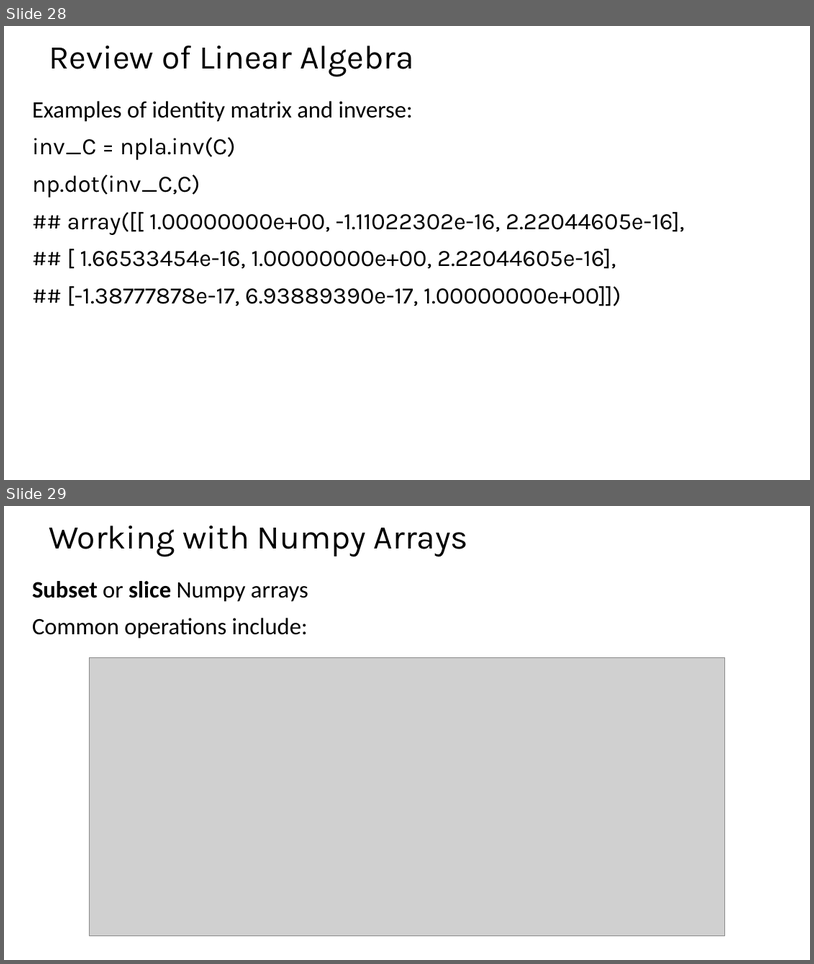
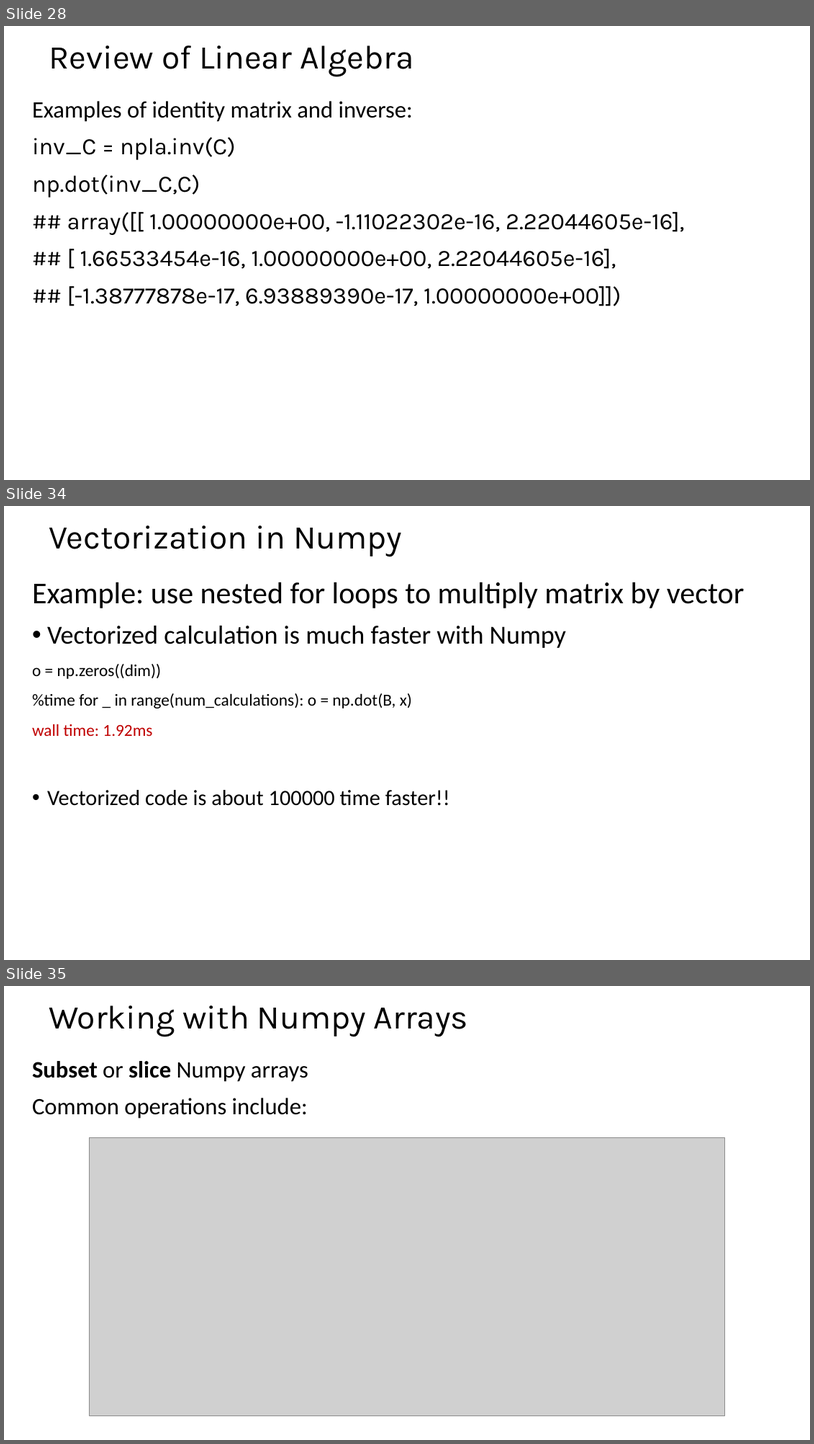
Before and after one commit to StephenElston/CSCI-E25, a slide deck: SuplementaryMaterial/ReviewOfLinearAlgebra.pptx. Shown one above the other, each under a label of ours: slides 28 and 29 before the commit, slides 28, 34 and 35 after it; the slides between them are not shown. The pictures are 814x964 and 814x1444 pixels, drawn with LibreOffice and Linux fonts; fonts in the diff are those of the drawing; grey boxes stand for pictures. Boxes give left, top, right and bottom in pixels: in the first picture for what was removed or moved away, otherwise in the second. Text is boxed around its words. In the diff, an @@ line names an element or a change of style, - is before the commit and + after.

```diff
--- a/SuplementaryMaterial/ReviewOfLinearAlgebra.pptx
+++ b/SuplementaryMaterial/ReviewOfLinearAlgebra.pptx
@@ slide 34 added at (4,506,810,960), background #FFFFFF @@
@@ title added at (49,525,402,556), 39.6 pt, text #000000 @@
+Vectorization in Numpy
@@ text added at (32,582,745,806), 20 pt, text #000000 @@
+Example: use nested for loops to multiply matrix by vector
+• Vectorized calculation is much faster with Numpy
+o = np.zeros((dim))
+%time for _ in range(num_calculations): o = np.dot(B, x)
+wall time: 1.92ms
+• Vectorized code is about 100000 time faster!!
@@ what was slide 29 is now slide 35 @@
```
Also in this commit, not shown: 5 slides changed, 5 other slides added, 1 slide removed.
